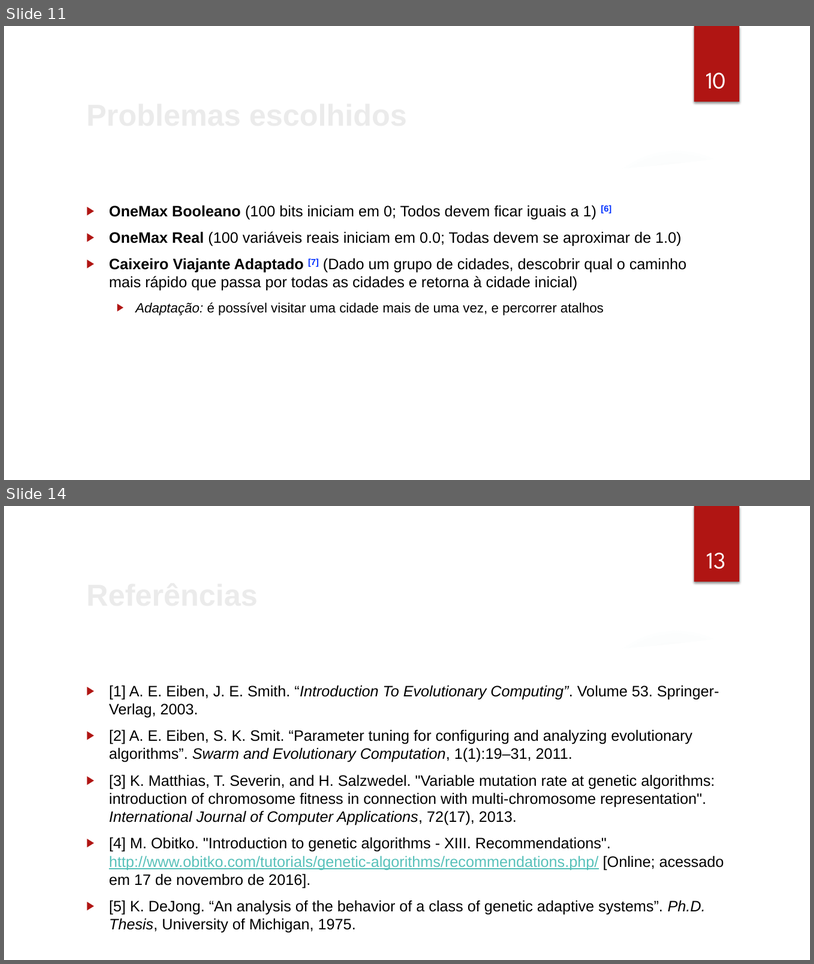
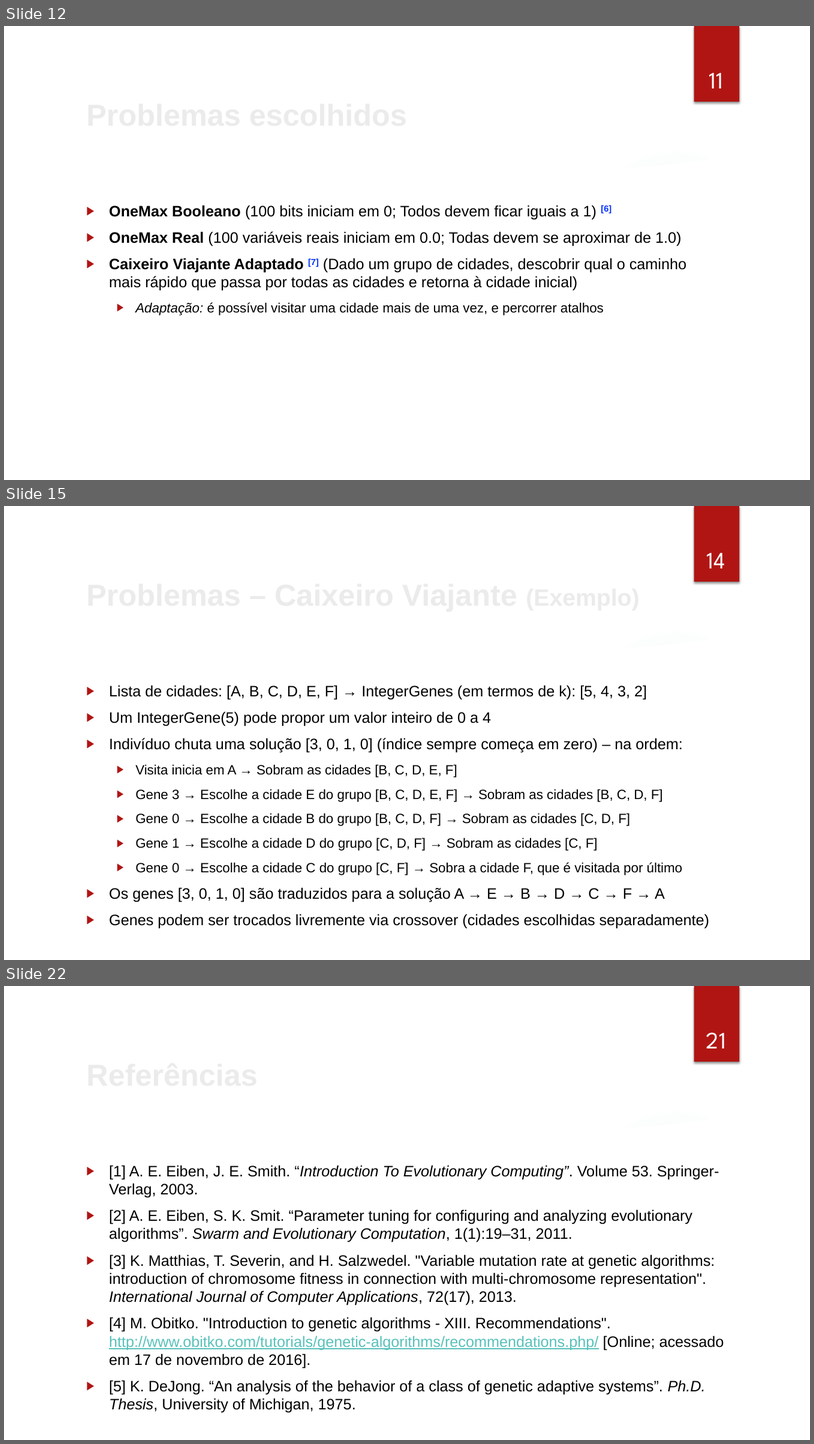
Before and after one commit to cassioss/genetics, a slide deck: presentations/TG2_Apresentacao_Cassio.pptx. Shown one above the other, each under a label of ours: slides 11 and 14 before the commit, slides 12, 15 and 22 after it; the slides between them are not shown. The pictures are 814x964 and 814x1444 pixels, drawn with LibreOffice and Linux fonts; fonts in the diff are those of the drawing; background and template pictures are left out. Boxes give left, top, right and bottom in pixels: in the first picture for what was removed or moved away, otherwise in the second. Text is boxed around its words. In the diff, an @@ line names an element or a change of style, - is before the commit and + after.

```diff
--- a/presentations/TG2_Apresentacao_Cassio.pptx
+++ b/presentations/TG2_Apresentacao_Cassio.pptx
@@ slide 15 added at (4, 506, 810, 960), background picture (left out); not listed: 7 template elements that a slide beside it also shows @@
@@ page number added at (707, 553, 726, 568), 28 pt, text #FFFFFF @@
+14
@@ title added at (80, 570, 664, 617), 36 pt, text #EBEBEB, bold @@
+Problemas – Caixeiro Viajante (Exemplo)
@@ text added at (109, 685, 710, 928), 18 pt, text #000000 @@
+▶ Lista de cidades: [A, B, C, D, E, F] → IntegerGenes (em termos de k): [5, 4, 3, 2]
+▶ Um IntegerGene(5) pode propor um valor inteiro de 0 a 4
+▶ Indivíduo chuta uma solução [3, 0, 1, 0] (índice sempre começa em zero) – na ordem:
+  ▶ Visita inicia em A → Sobram as cidades [B, C, D, E, F]
+  ▶ Gene 3 → Escolhe a cidade E do grupo [B, C, D, E, F] → Sobram as cidades [B, C, D, F]
+  ▶ Gene 0 → Escolhe a cidade B do grupo [B, C, D, F] → Sobram as cidades [C, D, F]
+  ▶ Gene 1 → Escolhe a cidade D do grupo [C, D, F] → Sobram as cidades [C, F]
+  ▶ Gene 0 → Escolhe a cidade C do grupo [C, F] → Sobra a cidade F, que é visitada por último
+▶ Os genes [3, 0, 1, 0] são traduzidos para a solução A → E → B → D → C → F → A
+▶ Genes podem ser trocados livremente via crossover (cidades escolhidas separadamente)
@@ what was slide 11 is now slide 12 @@
@@ page number at (709, 73, 723, 88): text changed @@
-10
+11
@@ what was slide 14 is now slide 22 @@
@@ page number at (707, 1032, 726, 1048): text changed @@
-13
+21
```
Also in this commit, not shown: 6 slides changed, 8 other slides added, 9 other files.
